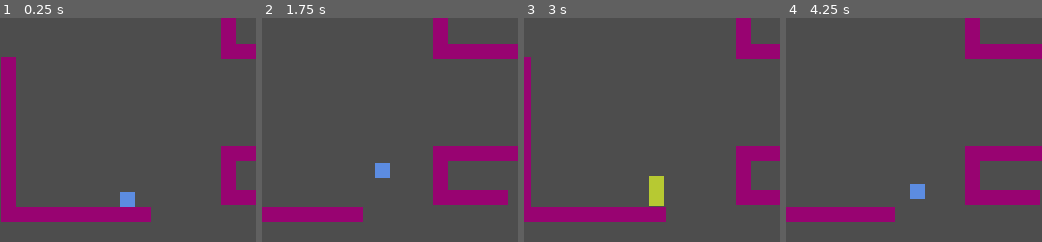
Above: before the commit, frames 1-4 (left to right).
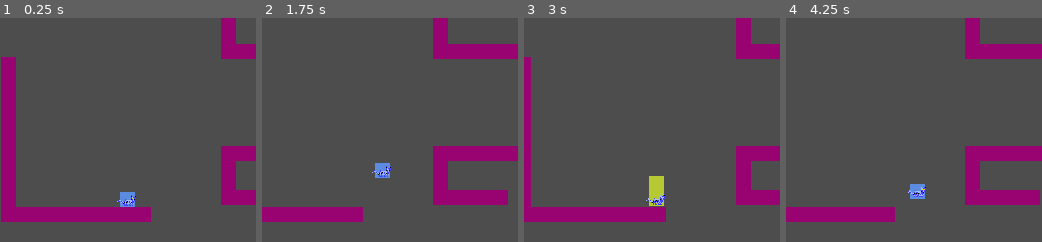
Above: after the commit, the same moments.

Repository: dirtOval/nes-platformer-2026
Game: Godot game, scene res://main.tscn
The game is run twice, just before and just after one commit, with the same random seed, the same clock (stepped at 60 frames per second) and the same inputs.
Inputs:
- Up to frame 1 (0.25 s): no input
- Up to frame 2 (1.75 s): tap Enter at 0.5 s; hold Right (right) from 0.53 s (still down); tap T (transform) at 0.6, 1.35 s; tap Z (jump) at 0.77, 1.52 s
- Up to frame 3 (3 s): release Right (right) at 2.03 s; hold Left (left) 2.03-2.78 s; tap T (transform) at 2.1, 2.85 s; tap R (reset) at 2.75 s; hold Right (right) from 2.78 s (still down)
- Up to frame 4 (4.25 s): keep holding Right (right); tap Z (jump) at 3.02, 3.77 s; tap T (transform) at 3.6 s

The runs differ from the first frame. In frame 1, 0.1% of the frame differs, in the area x 45-54%, y 79-84%; in frame 2, 0.1%; in frame 3, 0.1%; in frame 4, 0.2%, in the area x 47-55%, y 75-80%.

Commit message:
imported blue cat graphics. this rules

Diff:
--- a/player.tscn
+++ b/player.tscn
@@ -1,8 +1,71 @@
 [gd_scene format=3 uid="uid://dgnv6tkq18p16"]
 
 [ext_resource type="Script" uid="uid://ctrlg68d8n31h" path="res://player.gd" id="1_4flbx"]
+[ext_resource type="Texture2D" uid="uid://cwluvit7dvsh3" path="res://art/cat_sprite_blue.png" id="2_onrkg"]
 
 [sub_resource type="RectangleShape2D" id="RectangleShape2D_sh265"]
+
+[sub_resource type="AtlasTexture" id="AtlasTexture_i3pqv"]
+atlas = ExtResource("2_onrkg")
+region = Rect2(0, 0, 32, 16)
+
+[sub_resource type="AtlasTexture" id="AtlasTexture_hqtel"]
+atlas = ExtResource("2_onrkg")
+region = Rect2(32, 0, 32, 16)
+
+[sub_resource type="AtlasTexture" id="AtlasTexture_sweqy"]
+atlas = ExtResource("2_onrkg")
+region = Rect2(64, 0, 32, 16)
+
+[sub_resource type="AtlasTexture" id="AtlasTexture_onrkg"]
+atlas = ExtResource("2_onrkg")
+region = Rect2(32, 0, 32, 16)
+
+[sub_resource type="AtlasTexture" id="AtlasTexture_2hs0m"]
+atlas = ExtResource("2_onrkg")
+region = Rect2(0, 16, 32, 16)
+
+[sub_resource type="AtlasTexture" id="AtlasTexture_1jxqw"]
+atlas = ExtResource("2_onrkg")
+region = Rect2(32, 16, 32, 16)
+
+[sub_resource type="AtlasTexture" id="AtlasTexture_dw050"]
+atlas = ExtResource("2_onrkg")
+region = Rect2(64, 16, 32, 16)
+
+[sub_resource type="SpriteFrames" id="SpriteFrames_2hs0m"]
+animations = [{
+"frames": [{
+"duration": 1.0,
+"texture": SubResource("AtlasTexture_i3pqv")
+}, {
+"duration": 0.5,
+"texture": SubResource("AtlasTexture_hqtel")
+}, {
+"duration": 1.0,
+"texture": SubResource("AtlasTexture_sweqy")
+}, {
+"duration": 0.5,
+"texture": SubResource("AtlasTexture_onrkg")
+}],
+"loop": true,
+"name": &"idle",
+"speed": 5.0
+}, {
+"frames": [{
+"duration": 0.55,
+"texture": SubResource("AtlasTexture_2hs0m")
+}, {
+"duration": 0.55,
+"texture": SubResource("AtlasTexture_1jxqw")
+}, {
+"duration": 0.55,
+"texture": SubResource("AtlasTexture_dw050")
+}],
+"loop": true,
+"name": &"new_animation",
+"speed": 5.0
+}]
 
 [node name="Player" type="CharacterBody2D" unique_id=780051216 groups=["player"]]
 collision_mask = 6
@@ -50,4 +113,10 @@
 [node name="CoyoteTimer" type="Timer" parent="." unique_id=840098010]
 process_callback = 0
 
+[node name="AnimatedSprite2D" type="AnimatedSprite2D" parent="." unique_id=827200898]
+sprite_frames = SubResource("SpriteFrames_2hs0m")
+animation = &"idle"
+frame_progress = 0.73387206
+speed_scale = 0.75
+
 [connection signal="screen_exited" from="VisibleOnScreenNotifier2D" to="." method="_on_visible_on_screen_notifier_2d_screen_exited"]
--- a/project.godot
+++ b/project.godot
@@ -78,6 +78,7 @@
 
 [rendering]
 
+textures/canvas_textures/default_texture_filter=0
 rendering_device/driver.windows="d3d12"
 renderer/rendering_method="gl_compatibility"
 renderer/rendering_method.mobile="gl_compatibility"
--- /dev/null
+++ b/tile_set_test.tscn
@@ -0,0 +1,6 @@
+[gd_scene format=3 uid="uid://cwx71vsetjawq"]
+
+[sub_resource type="TileSet" id="TileSet_8ekvy"]
+
+[node name="TileMapLayer" type="TileMapLayer" unique_id=1826208010]
+tile_set = SubResource("TileSet_8ekvy")
Binary file added: art/blue gilr_day.png
Not shown, added: art/blue gilr_day.png.import
Binary file added: art/blue girl_night.png
Not shown, added: art/blue girl_night.png.import
Binary file added: art/brick_path_tileset_blue.png
Not shown, added: art/brick_path_tileset_blue.png.import
Binary file added: art/cat_sprite1.png
Not shown, added: art/cat_sprite1.png.import
Binary file added: art/cat_sprite_blue.png
Not shown, added: art/cat_sprite_blue.png.import
Binary file added: temp_terrain_prefab/dummy_tileset.png
Not shown, added: temp_terrain_prefab/dummy_tileset.png.import
(and 1 more such lines)
